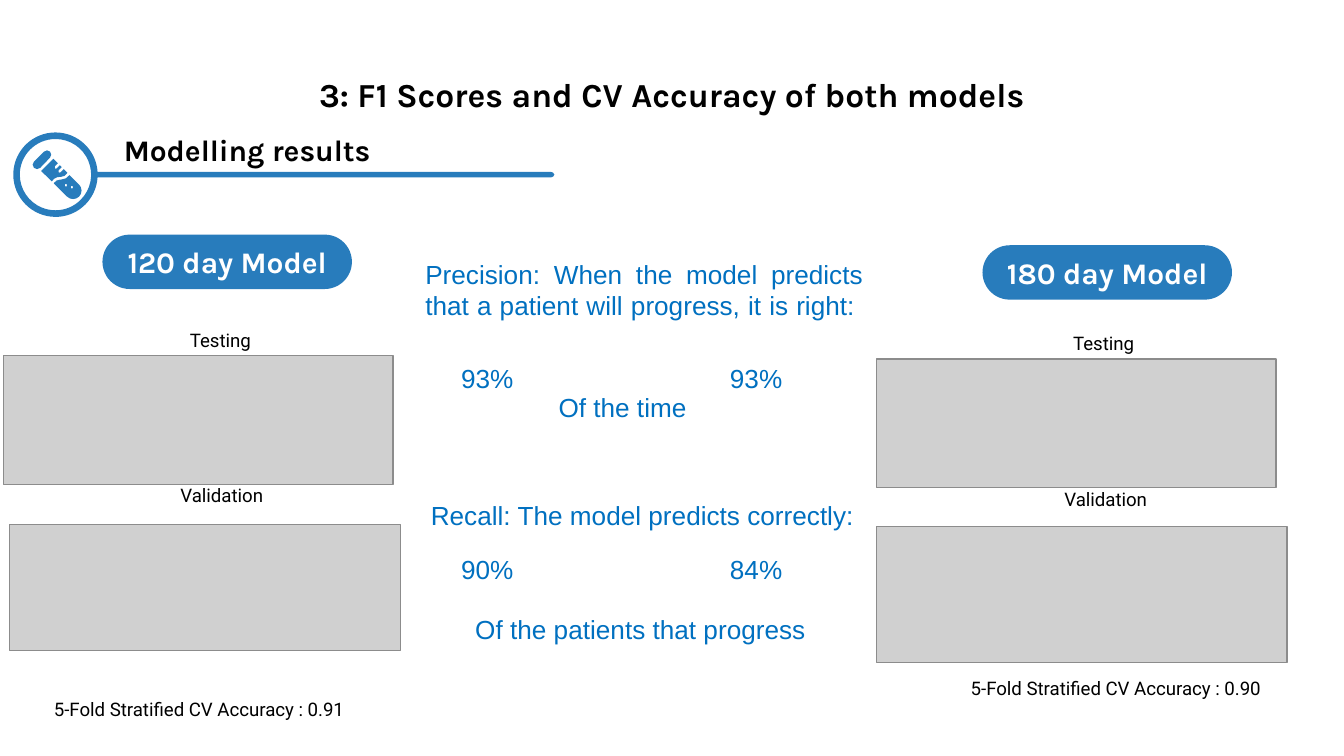
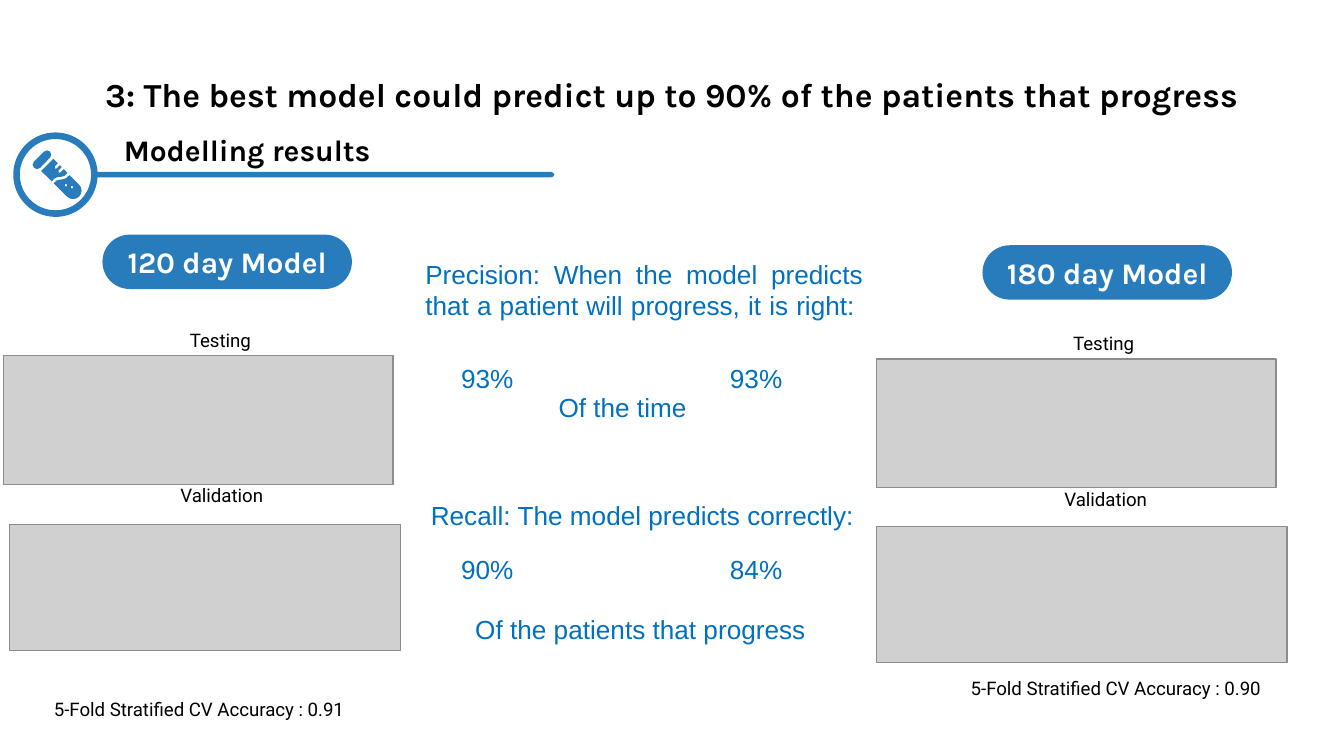
Before and after one commit to insomnium098/ChronicKidneyDiseaseChallenge, a slide deck: slide 14 of Slides.pptx. Drawn at 1344x756 pixels with LibreOffice and Linux fonts; fonts in the diff are those of the drawing; grey boxes stand for pictures. Boxes give left, top, right and bottom in pixels: in the first picture for what was removed or moved away, otherwise in the second. Text is boxed around its words. In the diff, an @@ line names an element or a change of style, - is before the commit and + after.

```diff
--- a/Slides.pptx
+++ b/Slides.pptx
@@ title at <box>105,83,1238,116</box>: text changed @@
-3: F1 Scores and CV Accuracy of both models
+3: The best model could predict up to 90% of the patients that progress
```
Also in this commit, not shown: 8 other slides changed.
